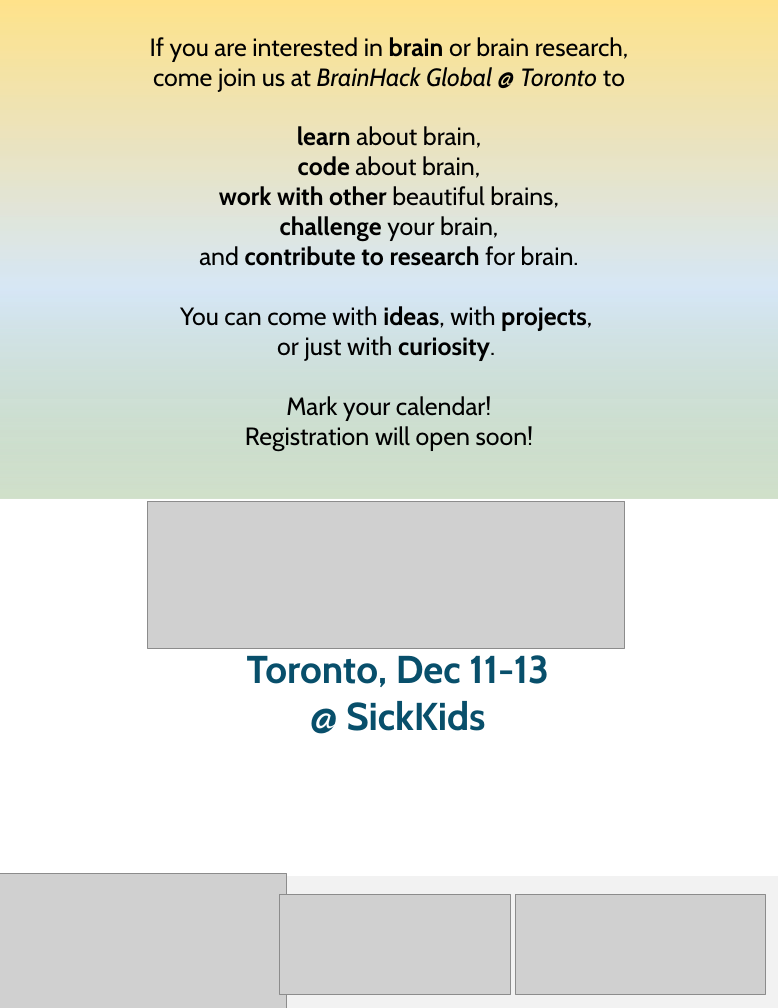
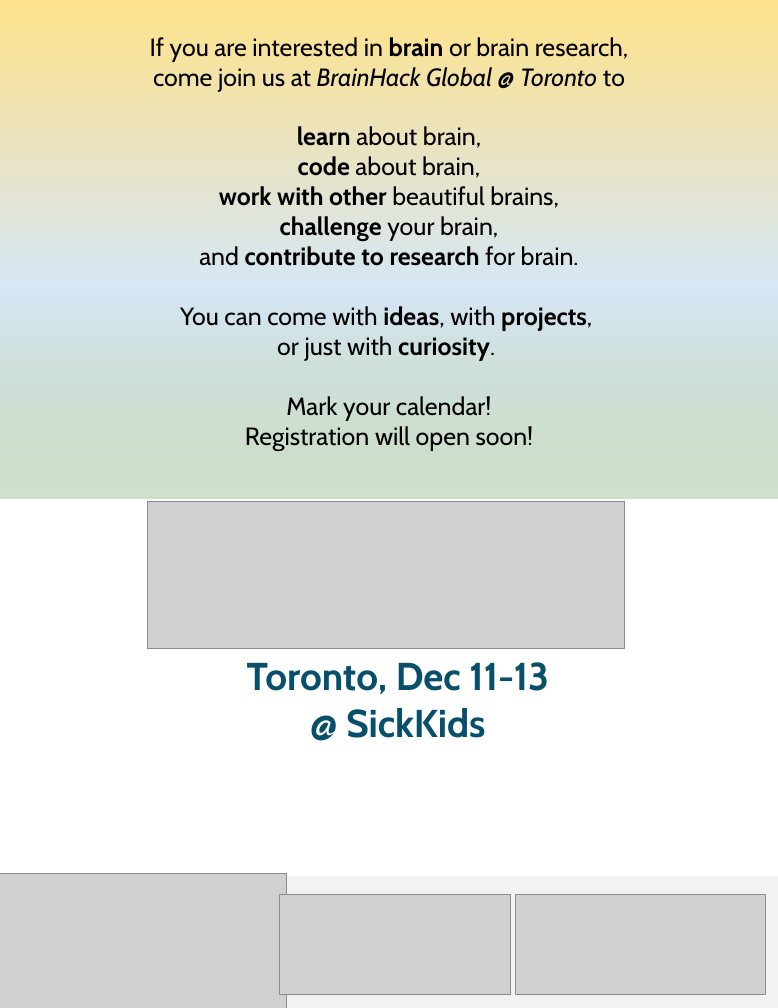
Before and after one commit to brainhackto/global-toronto-12-2024, a slide deck: slide 1 of images/savethedate2024.pptx. Drawn at 778x1008 pixels with LibreOffice and Linux fonts; fonts in the diff are those of the drawing; grey boxes stand for pictures; background and template pictures are left out. Boxes give left, top, right and bottom in pixels: in the first picture for what was removed or moved away, otherwise in the second. Text is boxed around its words. In the diff, an @@ line names an element or a change of style, - is before the commit and + after.

```diff
--- a/images/savethedate2024.pptx
+++ b/images/savethedate2024.pptx
@@ text "Toronto, Dec 11-13": place and size @@
-text "Toronto, Dec 11-13" at [247, 655, 549, 731]
+text "Toronto, Dec 11-13" at [247, 662, 549, 738]
```
Also in this commit, not shown: 2 other files.
